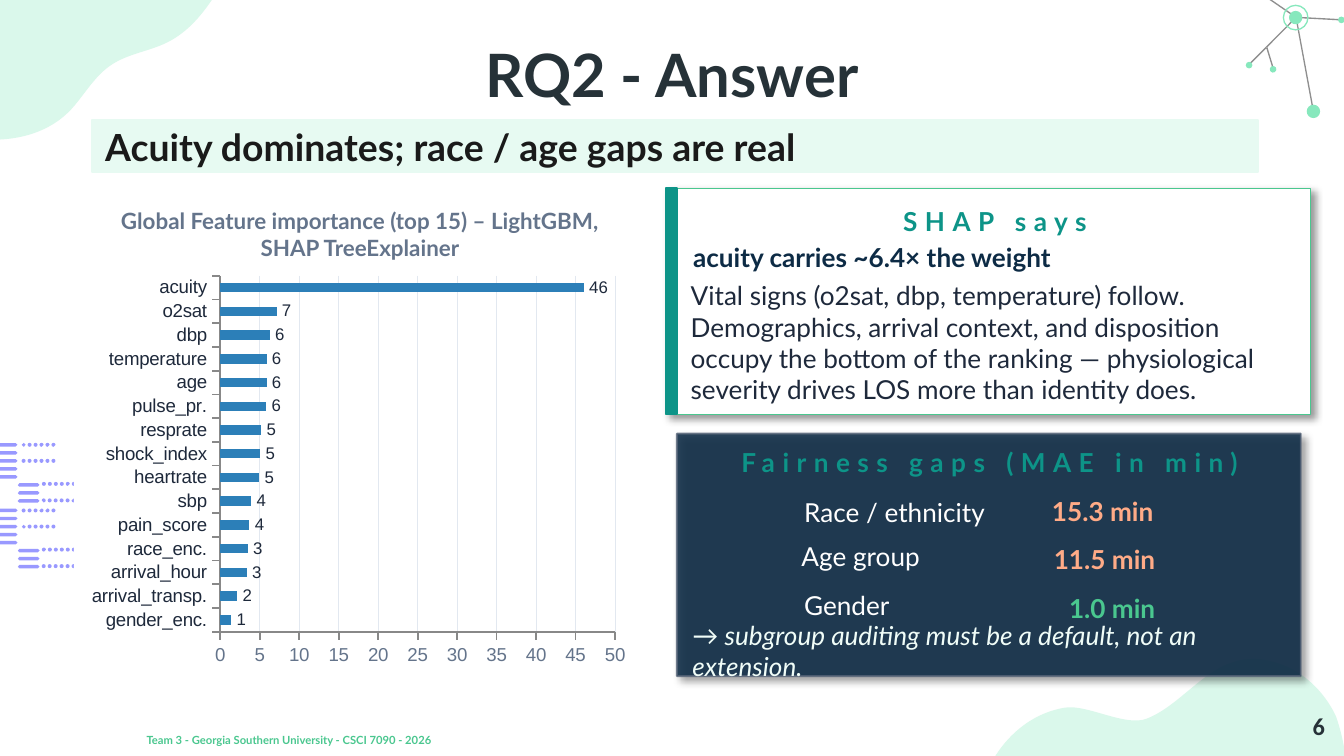
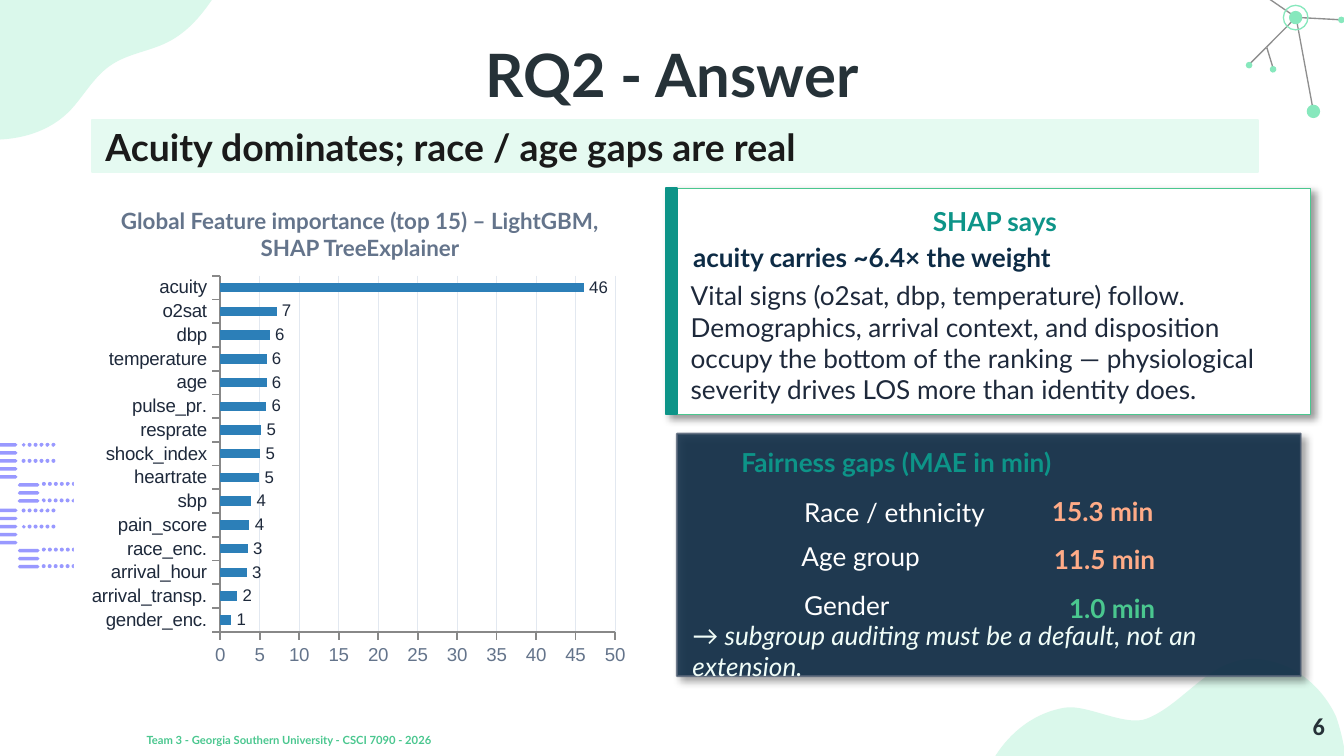
Before and after one commit to Yasmin-maker1/Emergency-Department-Wait-Time-Prediction-Using-Machine-Learning, a slide deck: slide 6 of Team3_Final_Presentation.pptx. Drawn at 1344x756 pixels with LibreOffice and Linux fonts; fonts in the diff are those of the drawing; background and template pictures are left out. Boxes give left, top, right and bottom in pixels: in the first picture for what was removed or moved away, otherwise in the second. Text is boxed around its words. In the diff, an @@ line names an element or a change of style, - is before the commit and + after.

```diff
--- a/Team3_Final_Presentation.pptx
+++ b/Team3_Final_Presentation.pptx
@@ text "SHAP says" at [933,212,1056,235]: letter spacing 4 to 0 pt @@
@@ text "Fairness gaps (MAE in min)" at [741,452,1051,476]: letter spacing 4 to 0 pt @@
```
Also in this commit, not shown: 6 other slides changed, 1 slide added.
